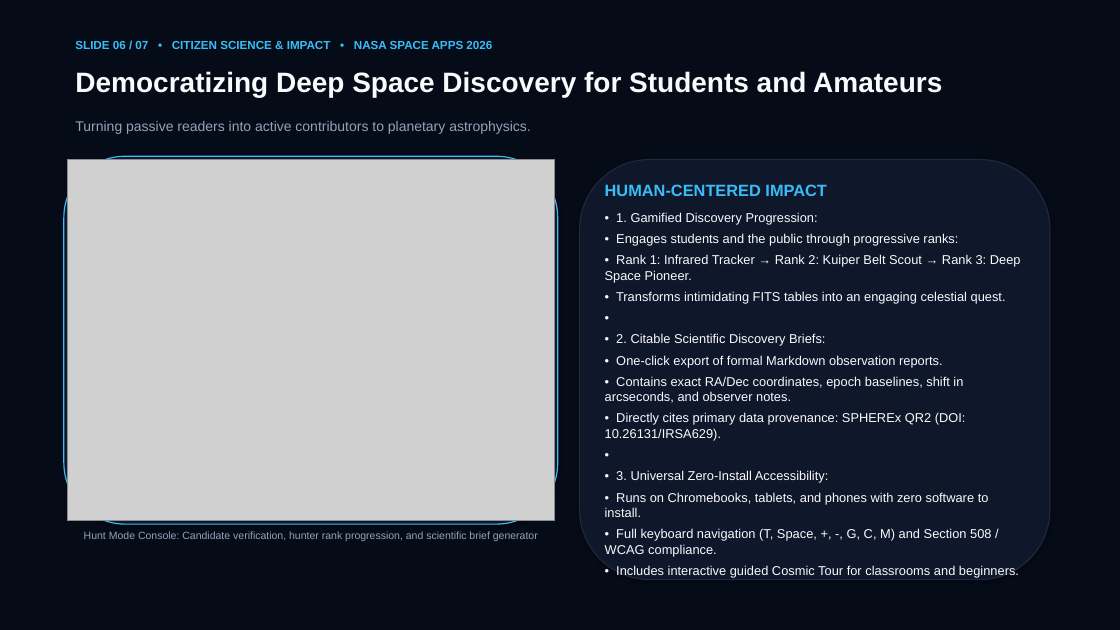
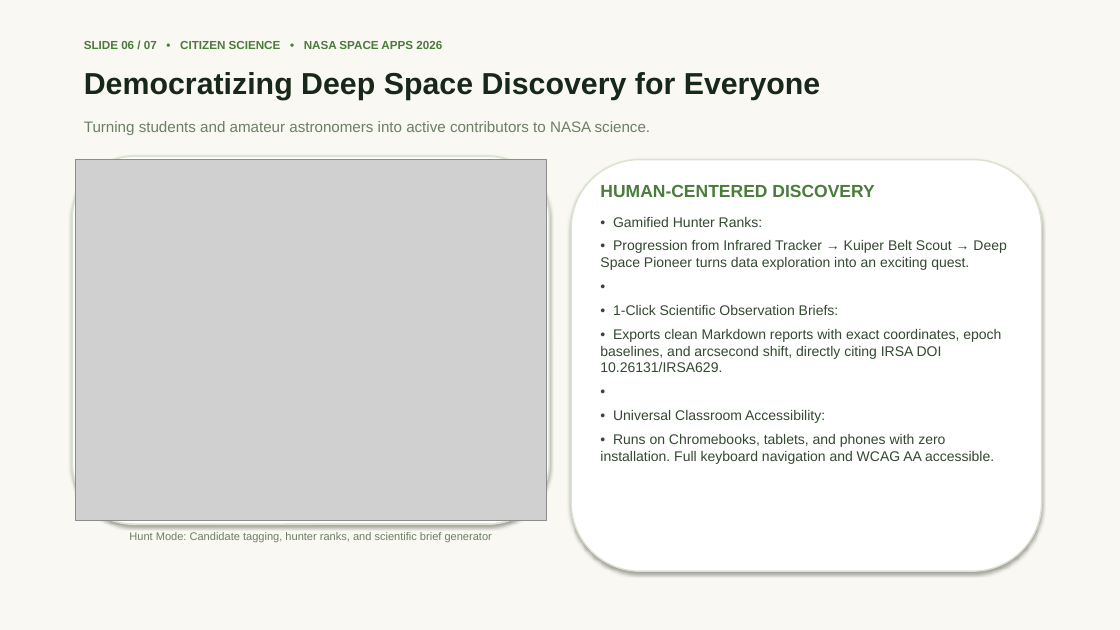
Before and after one commit to Mazonia/photonx, a slide deck: slide 6 of PhotonX_Official_Presentation.pptx. Drawn at 1120x630 pixels with LibreOffice and Linux fonts; fonts in the diff are those of the drawing; grey boxes stand for pictures. Boxes give left, top, right and bottom in pixels: in the first picture for what was removed or moved away, otherwise in the second. Text is boxed around its words. In the diff, an @@ line names an element or a change of style, - is before the commit and + after.

Commit message:
feat(slides): redesign presentation with clean avocado palette and simplified problem/solution/data structure

```diff
--- a/PhotonX_Official_Presentation.pptx
+++ b/PhotonX_Official_Presentation.pptx
@@ rectangle at [0,0,1120,630]: fill #060B18 to #FAF8F2; outline #060B18 0.75 pt to #FAF8F2 0.75 pt @@
@@ text at [84,41,442,49]: text changed; text colour #38BDF8 to #4A7C3B @@
-SLIDE 06 / 07 • CITIZEN SCIENCE & IMPACT • NASA SPACE APPS 2026
+SLIDE 06 / 07 • CITIZEN SCIENCE • NASA SPACE APPS 2026
@@ text at [84,72,821,101]: text changed; size 24 to 26 pt; text colour #F8FAFC to #182818 @@
-Democratizing Deep Space Discovery for Students and Amateurs
+Democratizing Deep Space Discovery for Everyone
@@ text at [84,121,650,135]: text changed; size 12 to 13 pt; text colour #94A3B8 to #6C8066 @@
-Turning passive readers into active contributors to planetary astrophysics.
+Turning students and amateur astronomers into active contributors to NASA science.
@@ rounded rectangle: place and size @@
-rounded rectangle at [64,156,558,524]
+rounded rectangle at [72,156,549,524]
@@ rounded rectangle at [72,156,549,524]: fill #0F172A to #FFFFFF; outline #38BDF8 1 pt to #D9E4CE 1.5 pt @@
@@ picture: place and size @@
-picture at [67,160,555,521]
+picture at [76,160,546,521]
@@ rounded rectangle: place and size @@
-rounded rectangle at [580,160,1050,580]
+rounded rectangle at [571,160,1042,571]
@@ rounded rectangle at [571,160,1042,571]: fill #0F172A to #FFFFFF; outline #1E293B 1 pt to #D9E4CE 1.2 pt @@
@@ text "HUMAN-CENTERED DISCOVERY" at [600,185,1006,464]: size 11 to 12 pt, text colour #F8FAFC to #344832 in "•", "•"; more space between paragraphs @@
@@ text at [600,185,1006,270]: text changed; size 11 to 12 pt; text colour #F8FAFC to #344832 @@
-HUMAN-CENTERED IMPACT
-• 1. Gamified Discovery Progression:
-• Engages students and the public through progressive ranks:
-• Rank 1: Infrared Tracker → Rank 2: Kuiper Belt Scout → Rank 3: Deep Space Pioneer.
-• Transforms intimidating FITS tables into an engaging celestial quest.
+HUMAN-CENTERED DISCOVERY
+• Gamified Hunter Ranks:
+• Progression from Infrared Tracker → Kuiper Belt Scout → Deep Space Pioneer turns data exploration into an exciting quest.
@@ text at [600,305,1001,372]: text changed; size 11 to 12 pt; text colour #F8FAFC to #344832 @@
-• 2. Citable Scientific Discovery Briefs:
-• One-click export of formal Markdown observation reports.
-• Contains exact RA/Dec coordinates, epoch baselines, shift in arcseconds, and observer notes.
-• Directly cites primary data provenance: SPHEREx QR2 (DOI: 10.26131/IRSA629).
+• 1-Click Scientific Observation Briefs:
+• Exports clean Markdown reports with exact coordinates, epoch baselines, and arcsecond shift, directly citing IRSA DOI 10.26131/IRSA629.
@@ text at [600,410,994,464]: text changed; size 11 to 12 pt; text colour #F8FAFC to #344832 @@
-• 3. Universal Zero-Install Accessibility:
-• Runs on Chromebooks, tablets, and phones with zero software to install.
-• Full keyboard navigation (T, Space, +, -, G, C, M) and Section 508 / WCAG compliance.
-• Includes interactive guided Cosmic Tour for classrooms and beginners.
+• Universal Classroom Accessibility:
+• Runs on Chromebooks, tablets, and phones with zero installation. Full keyboard navigation and WCAG AA accessible.
@@ text at [129,532,492,542]: text changed; size 9 to 9.5 pt; text colour #94A3B8 to #6C8066 @@
-Hunt Mode Console: Candidate verification, hunter rank progression, and scientific brief generator
+Hunt Mode: Candidate tagging, hunter ranks, and scientific brief generator
```
Also in this commit, not shown: 5 other slides changed, 1 slide added, 1 slide removed, 4 other files.
